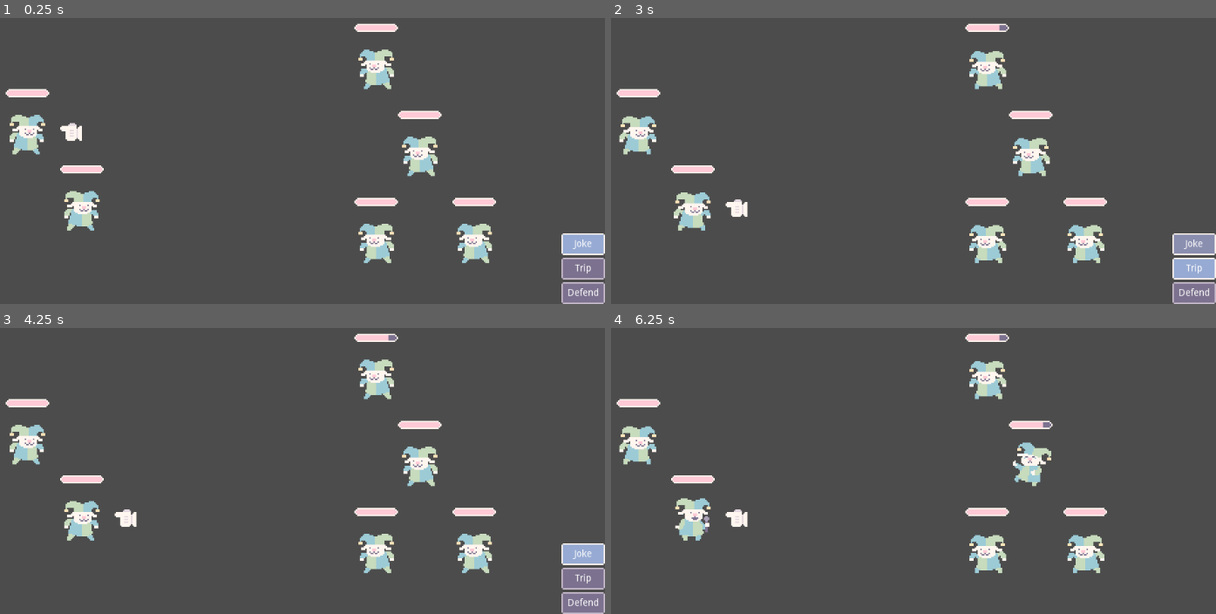
Above: before the commit, frames 1-4 (two rows, left to right).
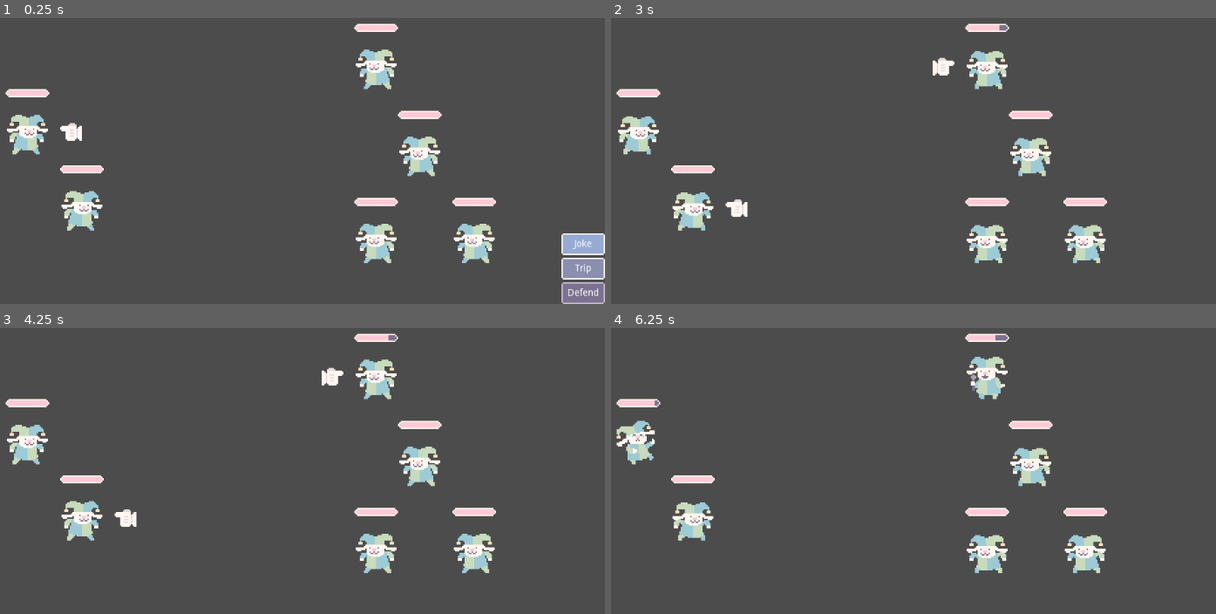
Above: after the commit, the same moments.

Repository: dojeda1/funny-bunny-battle
Game: Godot game, scene res://World.tscn
Same seed, same stepped clock (60 frames per second), same inputs: the game is played once before the commit and once after it.
Inputs (mouse positions are in pixels of both pictures, inside the frame that each line leads up to):
- Up to frame 1 (0.25 s): no input
- Up to frame 2 (3 s): click "Joke" at 0.5 s; tap Enter (ui_accept) at 1.25, 1.52, 2.27 s; hold Up (ui_up) 1.28-2.03 s; hold Down (ui_down) 2.03-2.75 s; click (1191, 269) at 2.75 s, where only the run after the commit has a clickable "Trip"
- Up to frame 3 (4.25 s): hold Up (ui_up) from 3.53 s (still down)
- Up to frame 4 (6.25 s): tap Enter (ui_accept) at 4.52, 5.27, 6.02 s; release Up (ui_up) at 5.03 s; hold Down (ui_down) from 5.03 s (still down)

The runs differ from the first frame. In frame 1, 0.7% of the frame differs, in the area x 1-100%, y 15-92%; in frame 2, 2.0%; in frame 3, 2.0%; in frame 4, 2.3%, in the area x 0-82%, y 2-79%.

Commit message:
more sfx added.

Diff:
--- a/Character.gd
+++ b/Character.gd
@@ -9,11 +9,14 @@
 onready var focus = $"%Focus"
 onready var hurt_sfx = $"%Hurt"
 onready var die_sfx = $"%Die"
+onready var trip_sfx = $"%Trip"
+onready var bonk_sfx = $"%Bonk"
 onready var battle_arena = get_parent().get_parent()
 
 var health: int = 100
 var MAX_HEALTH = 100
 export var joke_power = 10
+export var trip_power = 10
 var is_dead = false
 
 # Called when the node enters the scene tree for the first time.
@@ -74,7 +77,11 @@
 	ap.play("joke")
 
 func trip():
+	trip_sfx.play()
 	ap.play("trip")
+
+func play_bonk():
+	bonk_sfx.play()
 
 func next_actor():
 	get_parent().next_actor()
--- a/Jester.tscn
+++ b/Jester.tscn
@@ -7,6 +7,8 @@
 [ext_resource path="res://VFX/bar-container.png" type="Texture" id=5]
 [ext_resource path="res://SFX/Sound/small_laugh_1.wav" type="AudioStream" id=6]
 [ext_resource path="res://SFX/Sound/hearty_laugh_3.wav" type="AudioStream" id=7]
+[ext_resource path="res://SFX/Sound/slide.wav" type="AudioStream" id=8]
+[ext_resource path="res://SFX/Sound/bonk.wav" type="AudioStream" id=9]
 
 [sub_resource type="CapsuleShape2D" id=1]
 
@@ -115,6 +117,39 @@
 } ]
 }
 
+[sub_resource type="Animation" id=6]
+resource_name = "trip"
+length = 1.2
+tracks/0/type = "value"
+tracks/0/path = NodePath("Sprite:frame")
+tracks/0/interp = 1
+tracks/0/loop_wrap = true
+tracks/0/imported = false
+tracks/0/enabled = true
+tracks/0/keys = {
+"times": PoolRealArray( 0, 0.2, 0.4, 0.6 ),
+"transitions": PoolRealArray( 1, 1, 1, 1 ),
+"update": 1,
+"values": [ 4, 5, 6, 7 ]
+}
+tracks/1/type = "method"
+tracks/1/path = NodePath(".")
+tracks/1/interp = 1
+tracks/1/loop_wrap = true
+tracks/1/imported = false
+tracks/1/enabled = true
+tracks/1/keys = {
+"times": PoolRealArray( 0.4, 1.2 ),
+"transitions": PoolRealArray( 1, 1 ),
+"values": [ {
+"args": [  ],
+"method": "play_bonk"
+}, {
+"args": [  ],
+"method": "end_move"
+} ]
+}
+
 [node name="Jester" type="KinematicBody2D"]
 script = ExtResource( 2 )
 joke_power = 20
@@ -123,7 +158,7 @@
 unique_name_in_owner = true
 texture = ExtResource( 1 )
 hframes = 11
-frame = 10
+frame = 6
 
 [node name="Focus" type="Sprite" parent="."]
 unique_name_in_owner = true
@@ -141,6 +176,7 @@
 anims/hurt = SubResource( 3 )
 anims/idle = SubResource( 2 )
 anims/joke = SubResource( 4 )
+anims/trip = SubResource( 6 )
 
 [node name="HealthBar" type="TextureProgress" parent="."]
 unique_name_in_owner = true
@@ -158,7 +194,21 @@
 [node name="Hurt" type="AudioStreamPlayer2D" parent="SFX"]
 unique_name_in_owner = true
 stream = ExtResource( 6 )
+volume_db = 10.0
 
 [node name="Die" type="AudioStreamPlayer2D" parent="SFX"]
 unique_name_in_owner = true
 stream = ExtResource( 7 )
+
+[node name="Joke" type="AudioStreamPlayer2D" parent="SFX"]
+unique_name_in_owner = true
+stream = ExtResource( 7 )
+
+[node name="Trip" type="AudioStreamPlayer2D" parent="SFX"]
+unique_name_in_owner = true
+stream = ExtResource( 8 )
+
+[node name="Bonk" type="AudioStreamPlayer2D" parent="SFX"]
+unique_name_in_owner = true
+stream = ExtResource( 9 )
+volume_db = 10.0
--- a/King.tscn
+++ b/King.tscn
@@ -162,3 +162,4 @@
 [node name="Die" type="AudioStreamPlayer2D" parent="SFX"]
 unique_name_in_owner = true
 stream = ExtResource( 7 )
+pitch_scale = 0.6
--- a/PlayerGroup.gd
+++ b/PlayerGroup.gd
@@ -58,16 +58,9 @@
 	if action == "joke":
 		players[turn_index].joke()
 		enemy_group.enemies[target].damage(player.joke_power)
-#		next_actor()
-#	if battle_arena.player_turn:
-#		switch_focus(turn_index, turn_index - 1)
-#		show_abilities()
-#	else:
-#		_reset_focus()
-#		_reset_turns()
-#		emit_signal("start_enemy")
-
-
+	if action == "trip":
+		players[turn_index].trip()
+		enemy_group.enemies[target].damage(player.trip_power)
 
 func _on_EnemyGroup_start_player():
 	if players.size() > 0:
@@ -117,12 +110,18 @@
 		print('DEAD')
 		next_actor()
 
+func _start_choosing():
+	can_select_target = true
+	enemy_group.enemies[0].get_focus()
+
 func _on_Joke_pressed():
 	active_ability = "joke"
 	abilities.hide()
 	_start_choosing()
 	pass # Replace with function body.
 
-func _start_choosing():
-	can_select_target = true
-	enemy_group.enemies[0].get_focus()
+func _on_Trip_pressed():
+	active_ability = "trip"
+	abilities.hide()
+	_start_choosing()
+	pass # Replace with function body.
--- a/World.tscn
+++ b/World.tscn
@@ -80,7 +80,6 @@
 margin_top = 36.0
 margin_right = 64.0
 margin_bottom = 68.0
-disabled = true
 texture_normal = ExtResource( 7 )
 texture_pressed = ExtResource( 5 )
 texture_hover = ExtResource( 5 )
@@ -115,3 +114,4 @@
 [connection signal="start_enemy" from="BattleArena/PlayerGroup" to="BattleArena/EnemyGroup" method="_on_PlayerGroup_start_enemy"]
 [connection signal="start_player" from="BattleArena/EnemyGroup" to="BattleArena/PlayerGroup" method="_on_EnemyGroup_start_player"]
 [connection signal="pressed" from="CanvasLayer/Abilities/Joke" to="BattleArena/PlayerGroup" method="_on_Joke_pressed"]
+[connection signal="pressed" from="CanvasLayer/Abilities/Trip" to="BattleArena/PlayerGroup" method="_on_Trip_pressed"]
Not shown: 1 places in Jester.tscn that only renumber resources
Binary file changed: VFX/jester-Sheet.png
